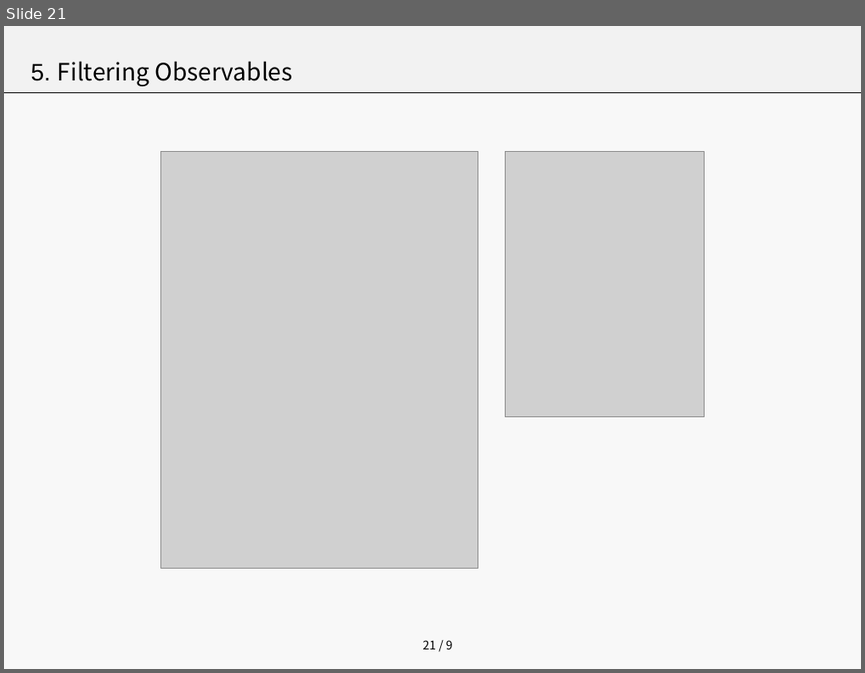
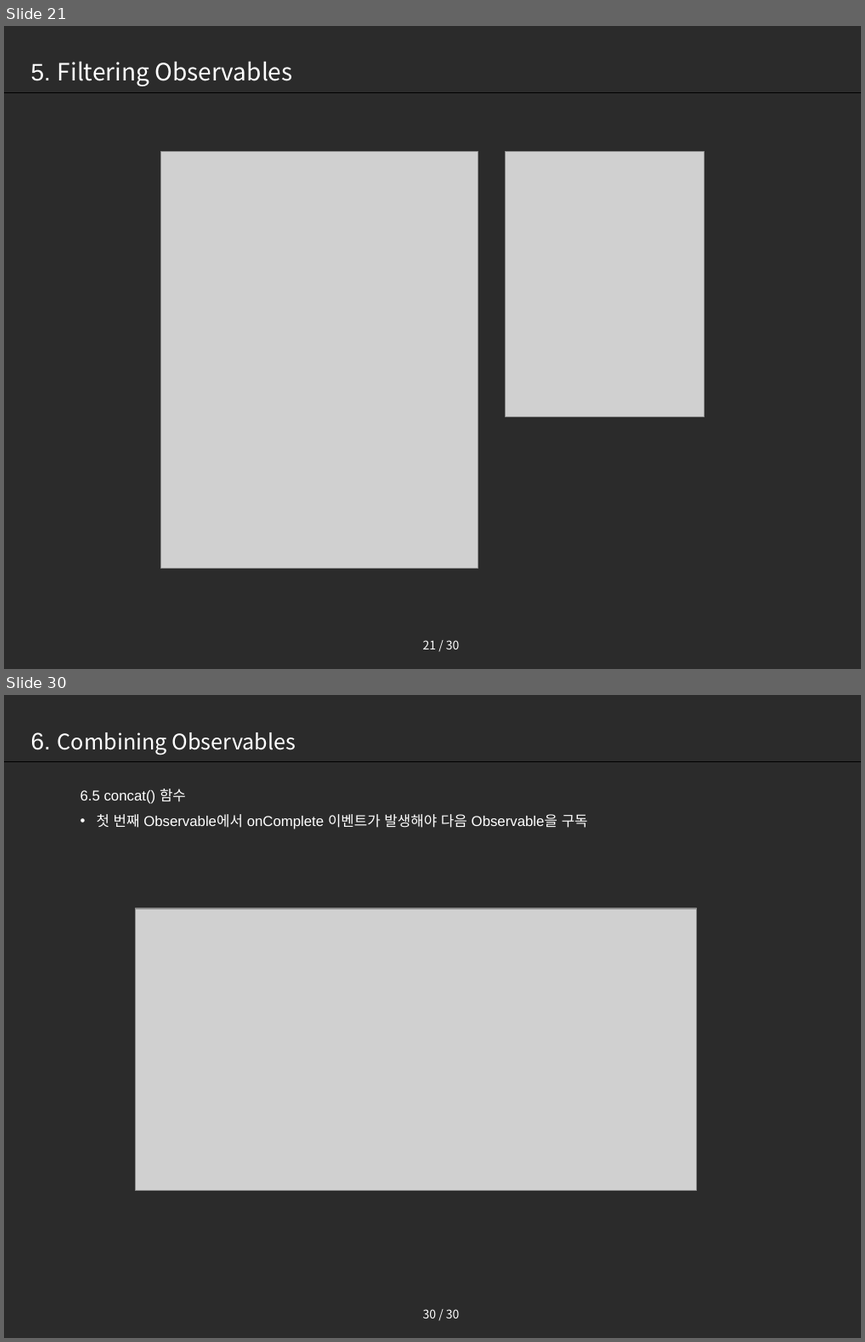
Before and after one commit to seoyoon630/RxDemo, a slide deck: RxJava.pptx. Shown one above the other, each under a label of ours: slide 21 before the commit, slides 21 and 30 after it; the slides between them are not shown. The pictures are 865x673 and 865x1342 pixels, drawn with LibreOffice and Linux fonts; fonts in the diff are those of the drawing; grey boxes stand for pictures. Boxes give left, top, right and bottom in pixels: in the first picture for what was removed or moved away, otherwise in the second. Text is boxed around its words. In the diff, an @@ line names an element or a change of style, - is before the commit and + after.

Commit message:
1. combiningObservables

```diff
--- a/RxJava.pptx
+++ b/RxJava.pptx
@@ slide 30 added at (4, 695, 861, 1338), background #000000 at 83% opacity; not listed: 2 template elements that a slide beside it also shows @@
@@ text added at (31, 732, 296, 755), 18 pt, text #FFFFFF @@
+6. Combining Observables
@@ text added at (80, 789, 588, 829), 12 pt, text #FFFFFF @@
+  6.5 concat() 함수
+• 첫 번째 Observable에서 onComplete 이벤트가 발생해야 다음 Observable을 구독
@@ picture added at (136, 908, 696, 1191) @@
@@ slide 21 changed as well @@
@@ background #F2F2F2 at 50% opacity to #000000 at 83% opacity @@
@@ rectangle removed at (4, 26, 861, 92) @@
@@ text "5. Filtering Observables" at (31, 61, 292, 86): text colour #000000 to #FFFFFF @@
@@ page number at (423, 640, 460, 649): text changed; text colour #000000 to #FFFFFF @@
-21 / 9
+21 / 30
```
Also in this commit, not shown: 20 other slides changed, 10 other slides added, 3 other files.
